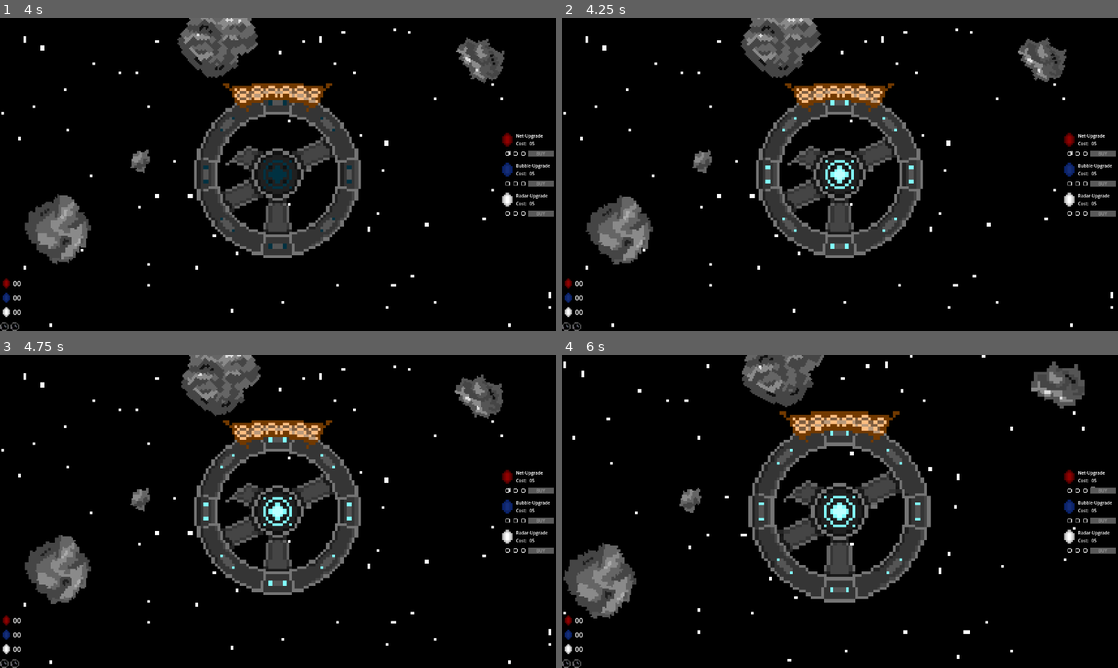
Above: before the commit, frames 1-4 (two rows, left to right).
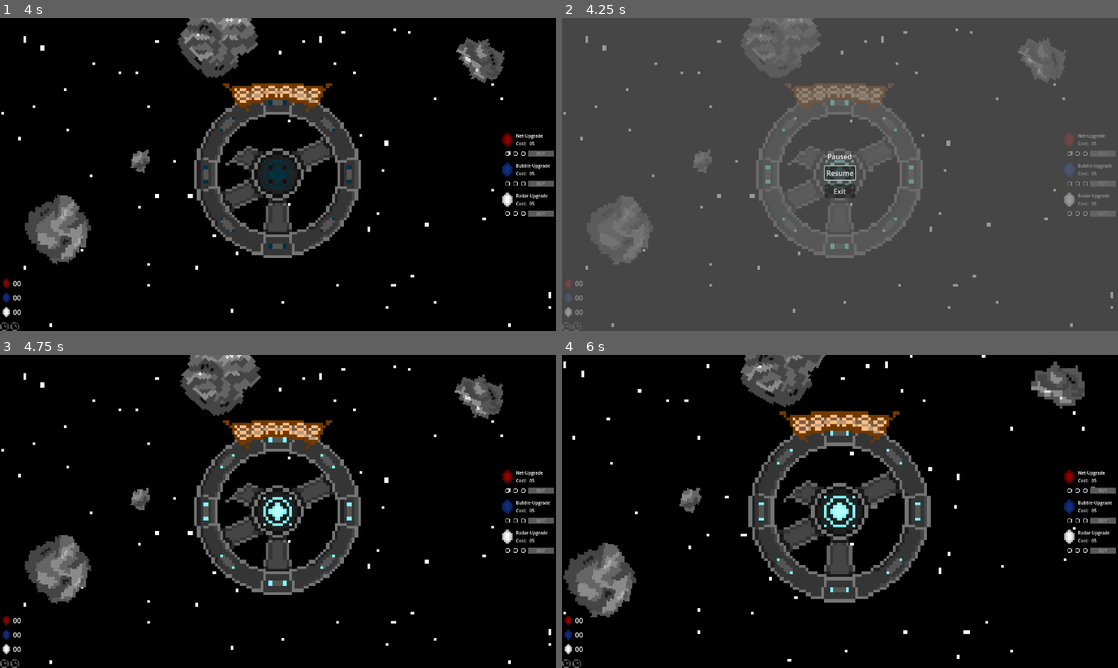
Above: after the commit, the same moments.

Repository: Three-s-A-Crowd-Games/Bubblekinesis
Game: Godot game, scene res://resources/main.tscn
Same seed, same stepped clock (60 frames per second), same inputs: the game is played once before the commit and once after it.
Inputs (mouse positions are in pixels of both pictures, inside the frame that each line leads up to):
- Up to frame 1 (4 s): drag from (77, 208) to (278, 174) at 0.52 s; drag from (216, 39) to (278, 174) at 1.27 s; move the mouse to (150, 158) at 2.02 s; tap Mouse wheel up (zoom_in) at 2.1 s; click (150, 158) at 2.17 s; drag from (483, 58) to (278, 174) at 2.77 s; move the mouse to (444, 221) at 3.52 s; hold Middle mouse button (cam_drag) from 3.53 s (still down); click (444, 221) at 3.67 s
- Up to frame 2 (4.25 s): keep holding Middle mouse button (cam_drag); tap Escape (ui_cancel) at 4.15 s
- Up to frame 3 (4.75 s): release Middle mouse button (cam_drag) at 4.25 s; click (278, 508) at 4.25 s, where only the run after the commit has a clickable "Resume"
- Up to frame 4 (6 s): drag from (673, 464) to (840, 511) at 5.02 s; move the mouse to (867, 511) at 5.77 s; tap Mouse wheel up (zoom_in) at 5.85 s; click (867, 511) at 5.92 s

Frame 1 is identical in both runs. In frame 2, 92% of the frame differs, in the area x 0-100%, y 0-100%; in frame 3, 0.6%; in frame 4, 0.6%.

Commit message:
Add pause-menu

Diff:
--- a/project.godot
+++ b/project.godot
@@ -69,6 +69,11 @@
 "events": [Object(InputEventMouseButton,"resource_local_to_scene":false,"resource_name":"","device":-1,"window_id":0,"a …(258 unchanged characters)…
 ]
 }
+pause={
+"deadzone": 0.5,
+"events": [Object(InputEventKey,"resource_local_to_scene":false,"resource_name":"","device":-1,"window_id":0,"alt_pressed":false,"shift_pressed":false,"ctrl_pressed":false,"meta_pressed":false,"pressed":false,"keycode":0,"physical_keycode":4194305,"key_label":0,"unicode":0,"location":0,"echo":false,"script":null)
+]
+}
 
 [layer_names]
 
--- /dev/null
+++ b/resources/UI/pause_menu.gd
@@ -0,0 +1,20 @@
+extends Control
+
+var _is_paused :bool = false:
+	set(value):
+		_is_paused = value
+		get_tree().paused = _is_paused
+		visible = _is_paused
+		$GridContainer/Resume.grab_focus()
+
+func _unhandled_input(event: InputEvent) -> void:
+	if event.is_action_pressed("pause"):
+		_is_paused = !_is_paused
+
+
+func _on_resume_pressed() -> void:
+	_is_paused = false
+
+
+func _on_exit_game_pressed() -> void:
+	get_tree().quit()
--- /dev/null
+++ b/resources/UI/pause_menu.tscn
@@ -0,0 +1,53 @@
+[gd_scene load_steps=2 format=3 uid="uid://cqmgdiarb2dpu"]
+
+[ext_resource type="Script" path="res://resources/UI/pause_menu.gd" id="1_kjiuy"]
+
+[node name="PauseMenu" type="Control"]
+process_mode = 3
+layout_mode = 3
+anchors_preset = 15
+anchor_right = 1.0
+anchor_bottom = 1.0
+grow_horizontal = 2
+grow_vertical = 2
+script = ExtResource("1_kjiuy")
+
+[node name="ColorRect" type="ColorRect" parent="."]
+layout_mode = 1
+anchors_preset = 15
+anchor_right = 1.0
+anchor_bottom = 1.0
+grow_horizontal = 2
+grow_vertical = 2
+color = Color(0.407843, 0.407843, 0.407843, 0.67451)
+
+[node name="GridContainer" type="GridContainer" parent="."]
+layout_mode = 1
+anchors_preset = 8
+anchor_left = 0.5
+anchor_top = 0.5
+anchor_right = 0.5
+anchor_bottom = 0.5
+offset_left = -20.0
+offset_top = -20.0
+offset_right = 20.0
+offset_bottom = 20.0
+grow_horizontal = 2
+grow_vertical = 2
+theme_override_constants/v_separation = 11
+
+[node name="Label" type="Label" parent="GridContainer"]
+layout_mode = 2
+text = "Paused"
+horizontal_alignment = 1
+
+[node name="Resume" type="Button" parent="GridContainer"]
+layout_mode = 2
+text = "Resume"
+
+[node name="Exit Game" type="Button" parent="GridContainer"]
+layout_mode = 2
+text = "Exit"
+
+[connection signal="pressed" from="GridContainer/Resume" to="." method="_on_resume_pressed"]
+[connection signal="pressed" from="GridContainer/Exit Game" to="." method="_on_exit_game_pressed"]
--- a/resources/main.tscn
+++ b/resources/main.tscn
@@ -6,6 +6,7 @@
 [ext_resource type="Script" path="res://resources/player/bubble_generator.gd" id="4_krwtq"]
 [ext_resource type="Shader" path="res://assets/shader/colorfilter.gdshader" id="5_80r3p"]
 [ext_resource type="PackedScene" uid="uid://drgi0nu2a0a1b" path="res://resources/UI/HUD.tscn" id="6_yrvyg"]
+[ext_resource type="PackedScene" uid="uid://cqmgdiarb2dpu" path="res://resources/UI/pause_menu.tscn" id="7_va6v6"]
 
 [sub_resource type="RectangleShape2D" id="RectangleShape2D_cpokk"]
 
@@ -110,5 +111,8 @@
 [node name="Hud" parent="UI" instance=ExtResource("6_yrvyg")]
 mouse_filter = 2
 
+[node name="PauseMenu" parent="UI" instance=ExtResource("7_va6v6")]
+visible = false
+
 [connection signal="body_exited" from="SubViewportContainer/SubViewport/Main/PlayArea" to="SubViewportContainer/SubViewport/Main" method="_on_play_area_body_exited"]
 [connection signal="body_exited" from="SubViewportContainer/SubViewport/Main/NextArea" to="SubViewportContainer/SubViewport/Main" method="_on_next_area_body_exited"]
Not shown: 1 places in resources/main.tscn that only renumber resources
